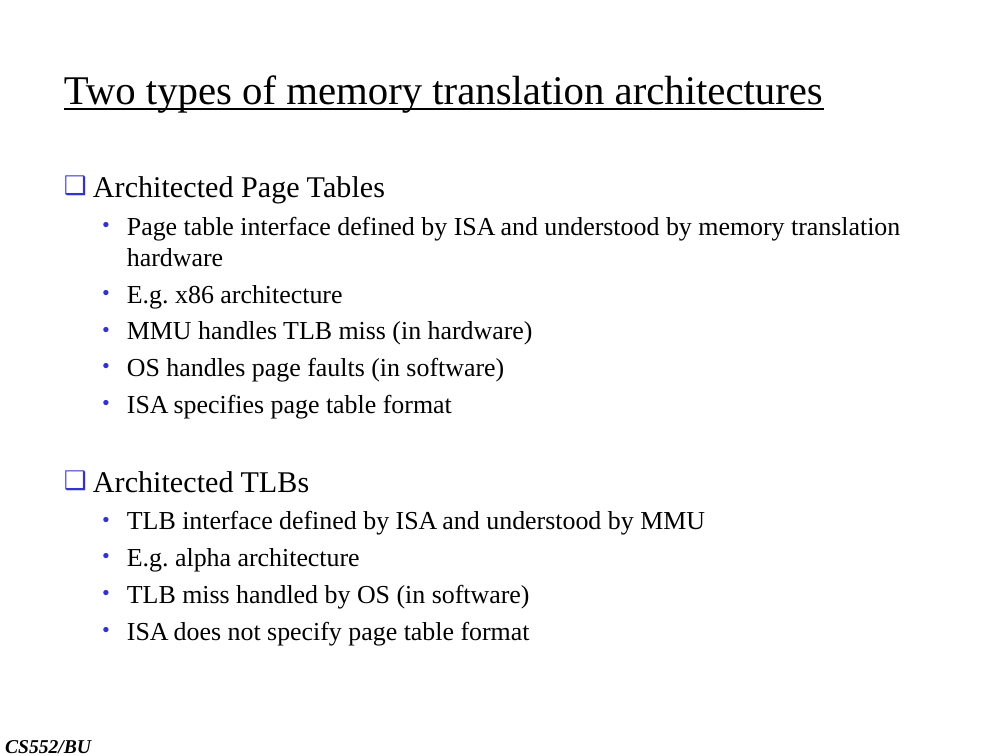
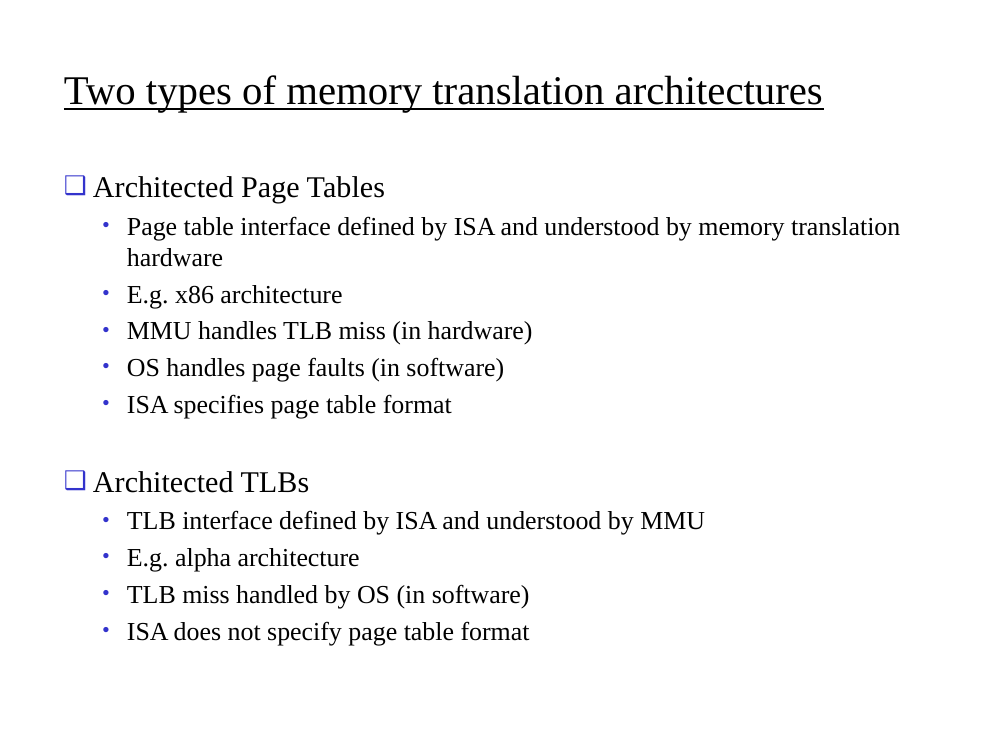
Before and after one commit to oscourse/oscourse.github.io, a slide deck: slide 17 of slides/virtual_memory_intro.pptx. Drawn at 1008x756 pixels with LibreOffice and Linux fonts; fonts in the diff are those of the drawing. Boxes give left, top, right and bottom in pixels: in the first picture for what was removed or moved away, otherwise in the second. Text is boxed around its words. In the diff, an @@ line names an element or a change of style, - is before the commit and + after.

Commit message:
minor changes

```diff
--- a/slides/virtual_memory_intro.pptx
+++ b/slides/virtual_memory_intro.pptx
@@ text removed at <box>5,740,91,754</box> @@
-CS552/BU
```
